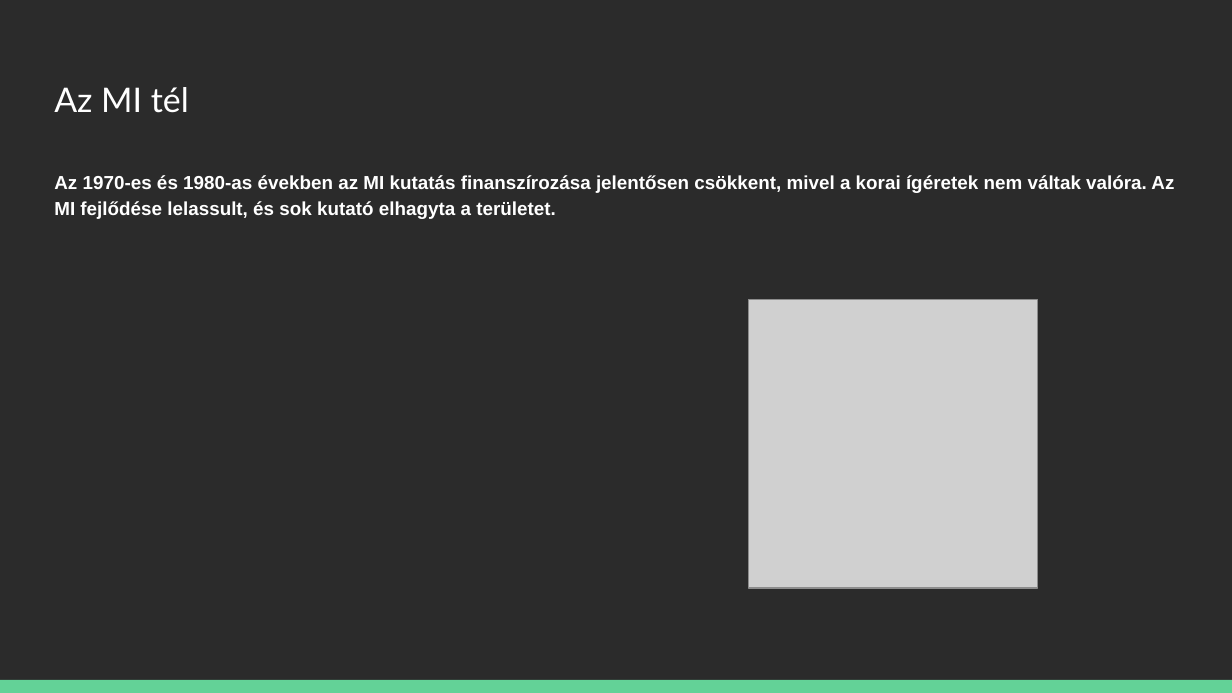
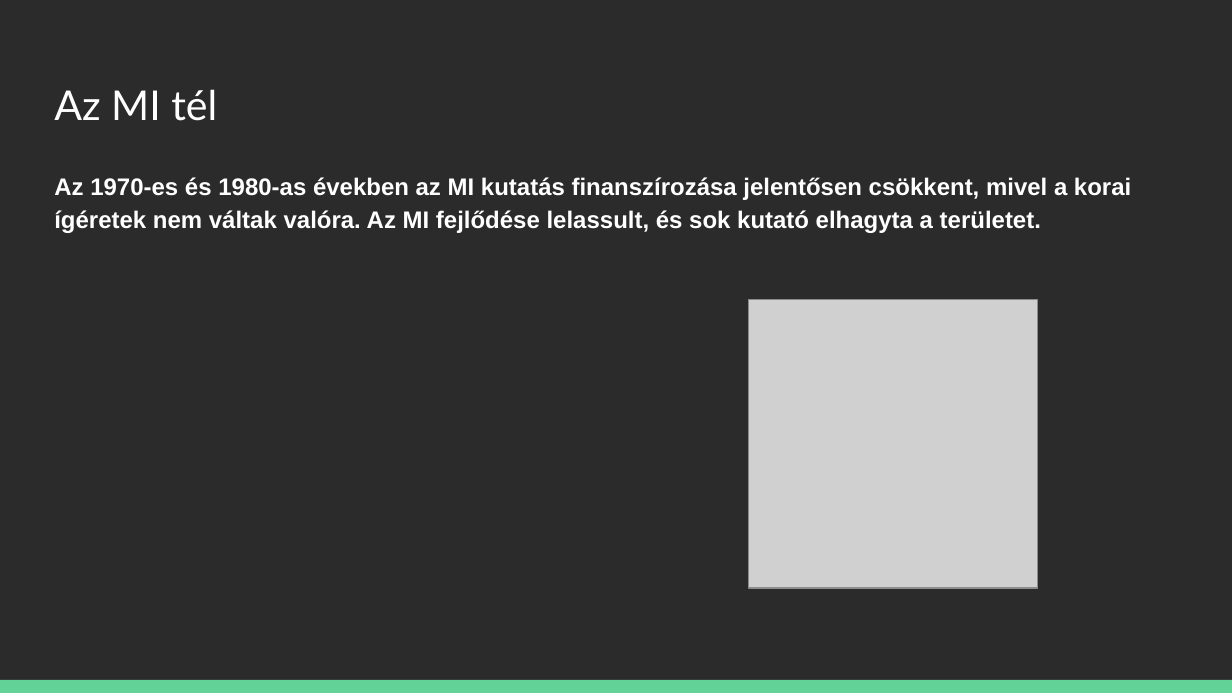
Before and after one commit to kizsi2024/12I-SZ, a slide deck: slide 5 of Potyondi Zsombor/A Mesterséges Intelligencia Történelme.pptx. Drawn at 1232x693 pixels with LibreOffice and Linux fonts; fonts in the diff are those of the drawing; grey boxes stand for pictures; background and template pictures are left out; a plain dark background stands for a picture behind light text. Boxes give left, top, right and bottom in pixels: in the first picture for what was removed or moved away, otherwise in the second. Text is boxed around its words. In the diff, an @@ line names an element or a change of style, - is before the commit and + after.

```diff
--- a/Potyondi Zsombor/A Mesterséges Intelligencia Történelme.pptx
+++ b/Potyondi Zsombor/A Mesterséges Intelligencia Történelme.pptx
@@ title "Az MI tél" at (54, 89, 217, 121): size 19.8 to 24 pt @@
@@ text "Az 1970-es és 1980-as években ..." at (54, 177, 1131, 233): size 11 to 14 pt @@
```
Also in this commit, not shown: 11 other slides changed.
